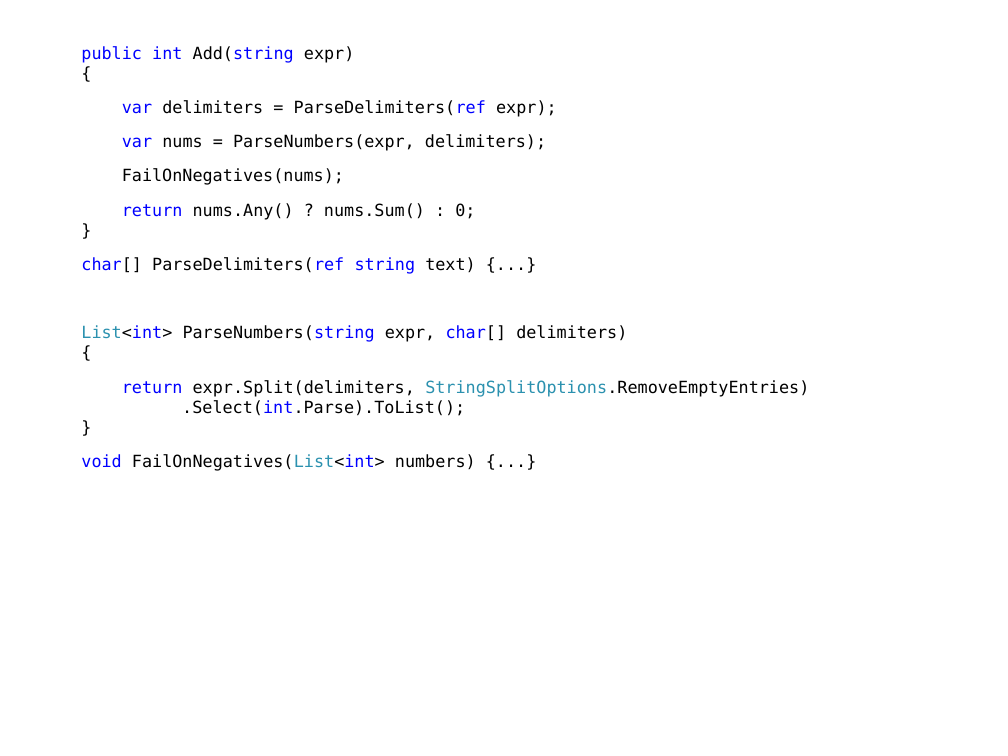
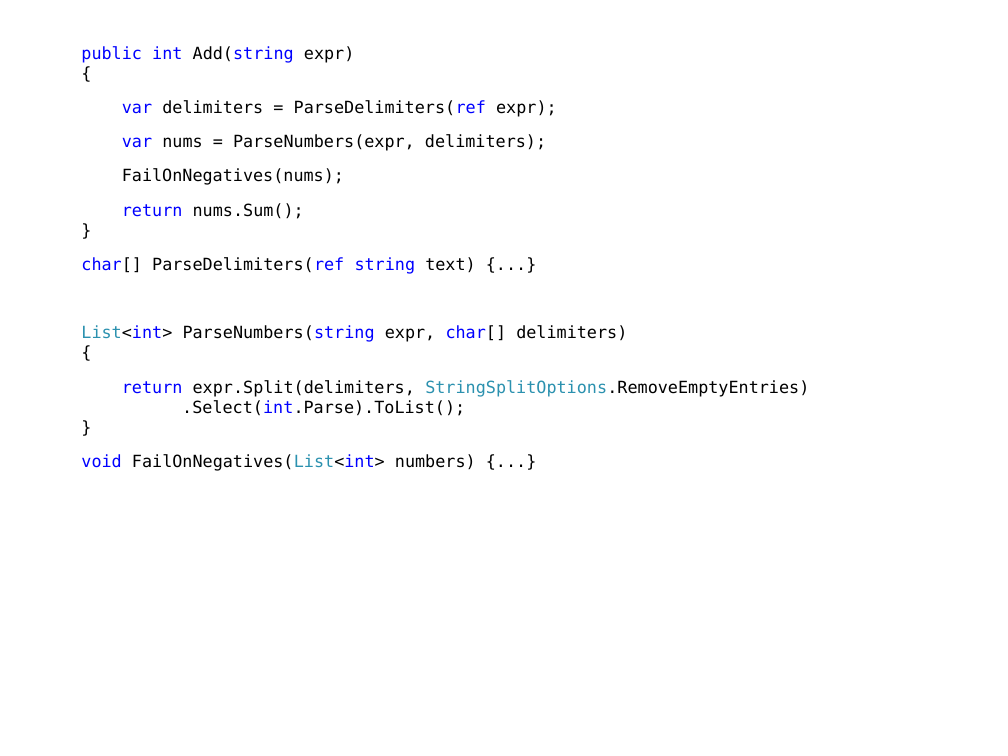
Before and after one commit to xoposhiy/testing-course, a slide deck: slide 18 of Tdd/StringCalculator Kata.pptx. Drawn at 1008x756 pixels with LibreOffice and Linux fonts; fonts in the diff are those of the drawing. Boxes give left, top, right and bottom in pixels: in the first picture for what was removed or moved away, otherwise in the second. Text is boxed around its words. In the diff, an @@ line names an element or a change of style, - is before the commit and + after.

```diff
--- a/Tdd/StringCalculator Kata.pptx
+++ b/Tdd/StringCalculator Kata.pptx
@@ text at bbox=[122, 203, 304, 219]: text changed @@
-return nums.Any() ? nums.Sum() : 0;
-}
+return nums.Sum();
+}
```
Also in this commit, not shown: 2 other slides changed, 2 other files.
